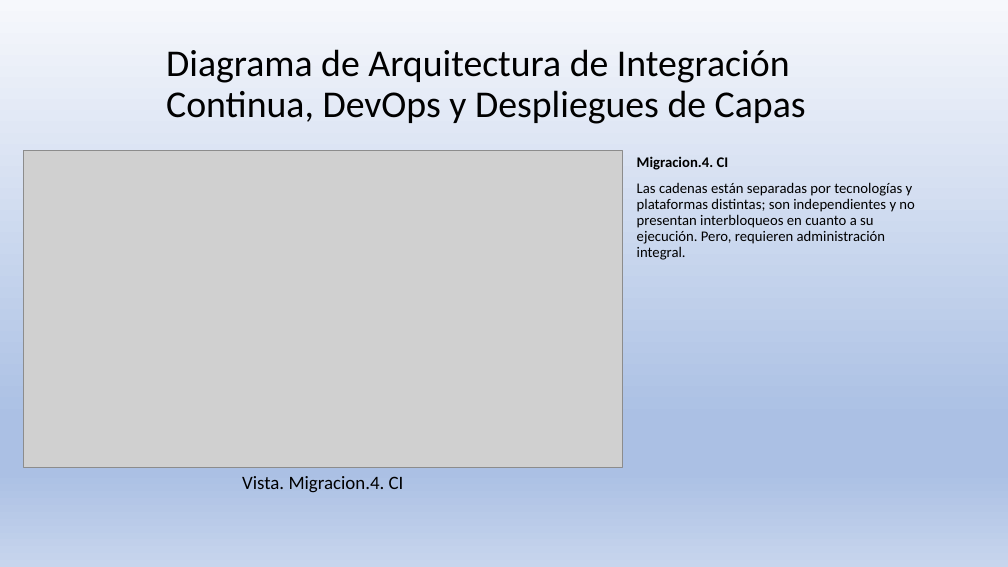
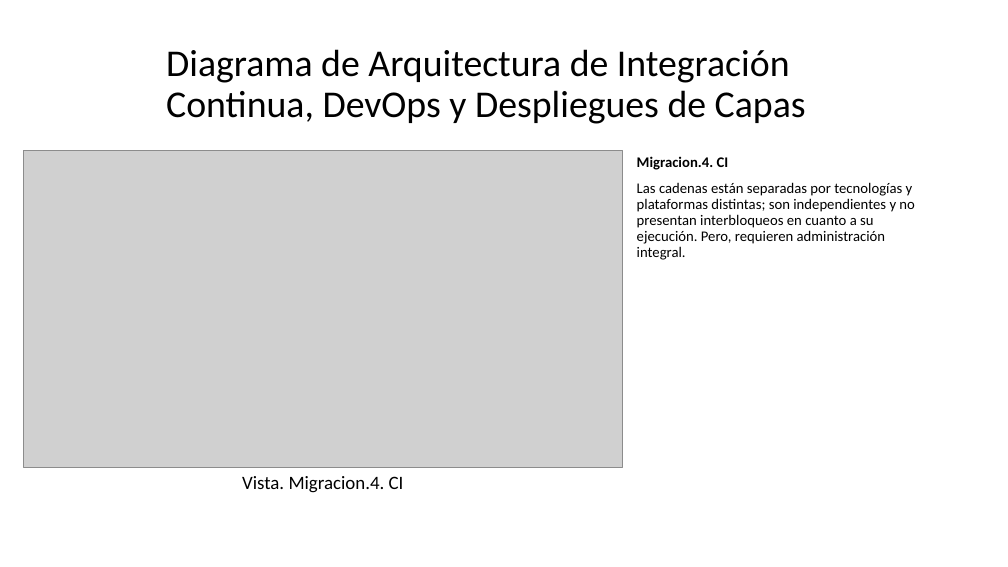
Before and after one commit to hwong23/pgn-078, a slide deck: slide 10 of content/pptxoutpt.pptx. Drawn at 1008x567 pixels with LibreOffice and Linux fonts; fonts in the diff are those of the drawing; grey boxes stand for pictures. Boxes give left, top, right and bottom in pixels: in the first picture for what was removed or moved away, otherwise in the second. Text is boxed around its words. In the diff, an @@ line names an element or a change of style, - is before the commit and + after.

Commit message:
upd--pptx

```diff
--- a/content/pptxoutpt.pptx
+++ b/content/pptxoutpt.pptx
@@ background gradient #F6F8FC to #ABC0E4 to #C7D5ED to #FFFFFF @@
```
Also in this commit, not shown: 14 other slides changed, 2 other files.
